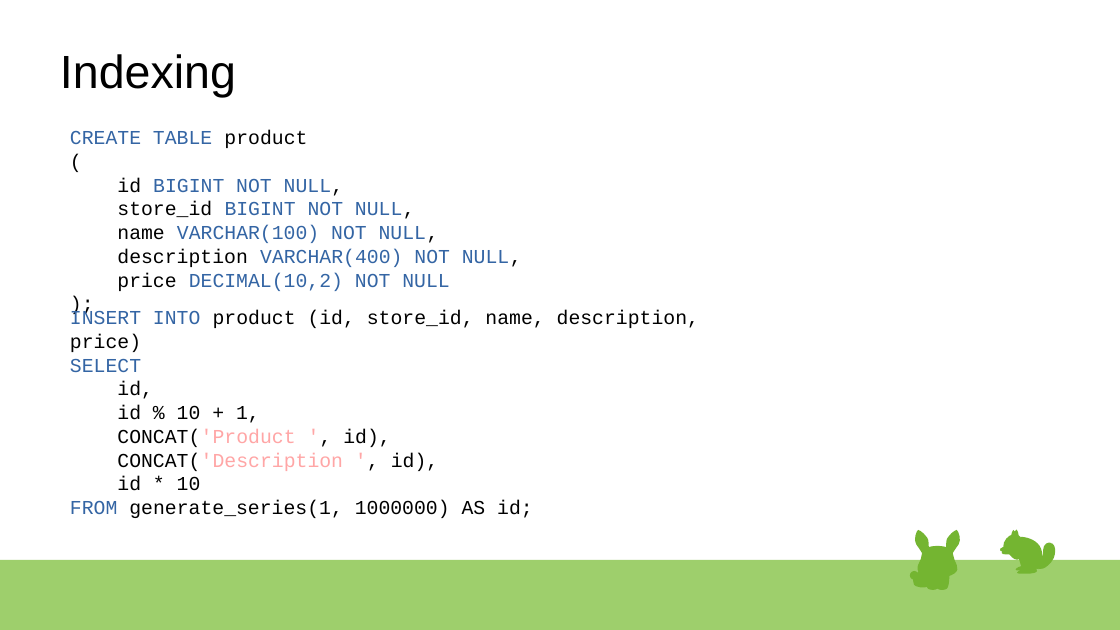
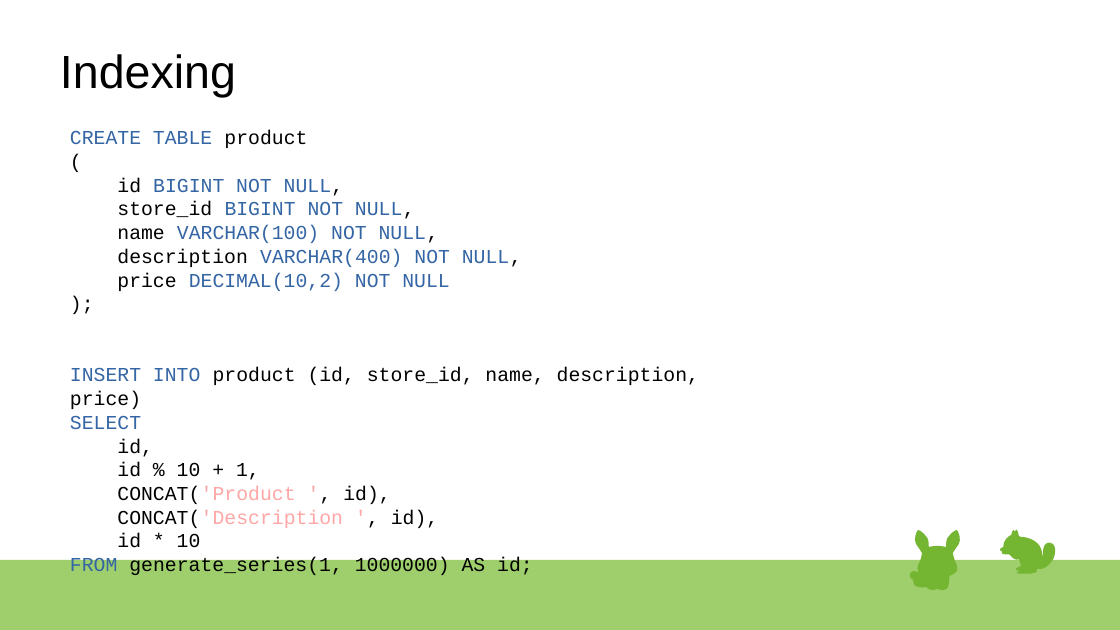
Before and after one commit to rsibanez89/postgres-indexing, a slide deck: slide 9 of Presentation.odp. Drawn at 1120x630 pixels with LibreOffice and Linux fonts; fonts in the diff are those of the drawing. Boxes give left, top, right and bottom in pixels: in the first picture for what was removed or moved away, otherwise in the second. Text is boxed around its words. In the diff, an @@ line names an element or a change of style, - is before the commit and + after.

Commit message:
Updated Presentation.

```diff
--- a/Presentation.odp
+++ b/Presentation.odp
@@ text "CREATE TABLE product" moved from (x1=70, y1=310, x2=699, y2=518) to (x1=70, y1=130, x2=699, y2=575) @@
```
Also in this commit, not shown: 2 other slides changed, 3 slides added.
